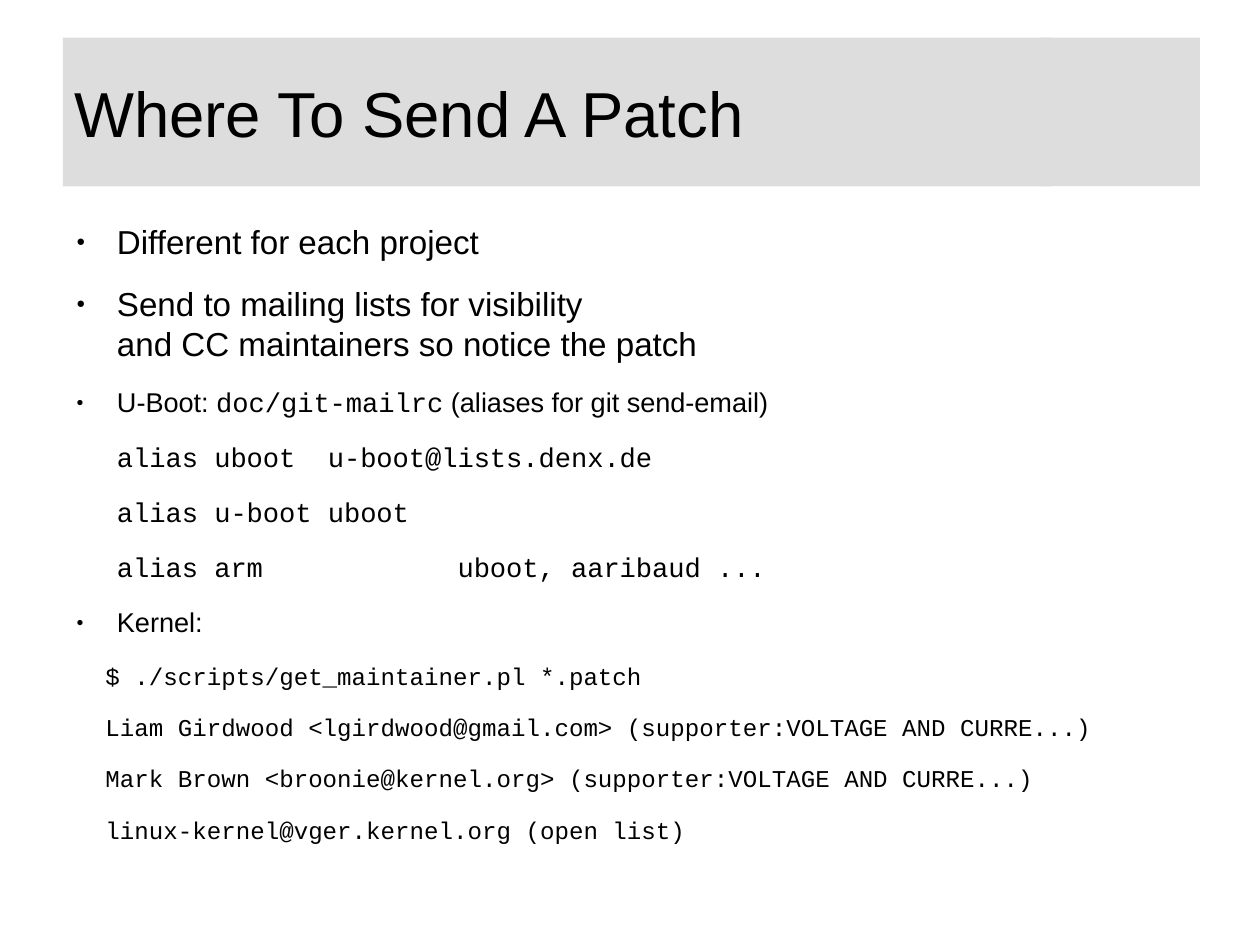
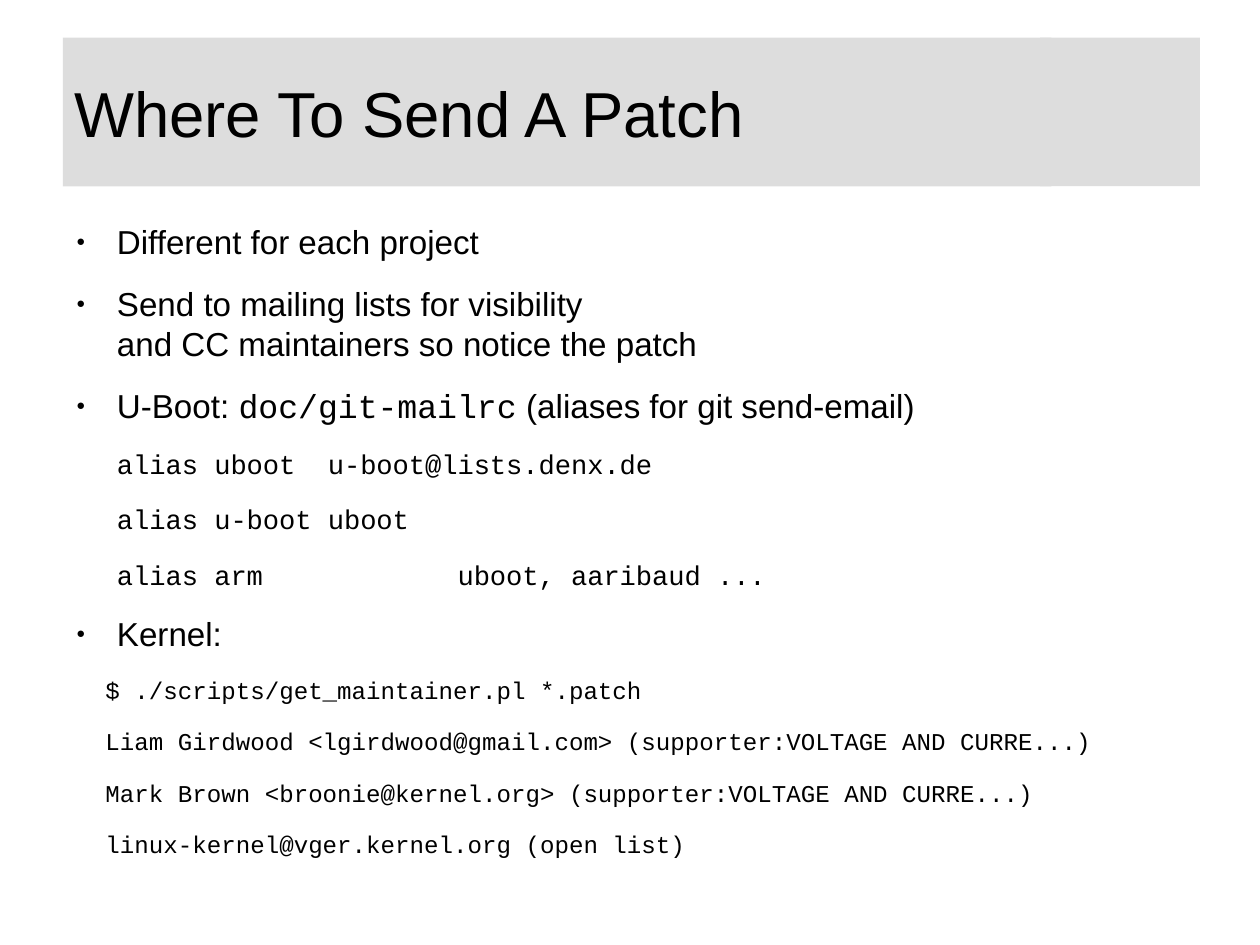
Before and after one commit to swarren/presentations, a slide deck: slide 21 of lcs-foss-intro/lcs-foss-intro.odp (slide 19 before the commit). Drawn at 1260x945 pixels with LibreOffice and Linux fonts; fonts in the diff are those of the drawing; background and template pictures are left out. Boxes give left, top, right and bottom in pixels: in the first picture for what was removed or moved away, otherwise in the second. Text is boxed around its words. In the diff, an @@ line names an element or a change of style, - is before the commit and + after.

```diff
--- a/lcs-foss-intro/lcs-foss-intro.odp
+++ b/lcs-foss-intro/lcs-foss-intro.odp
@@ text at bbox=[117, 394, 914, 647]: size 17.1 to 20.9 pt in "U-Boot: doc/git-mailrc (aliases for git send-email)", "Kernel:" @@
```
Also in this commit, not shown: 9 other slides changed, 2 slides added, 1 other file.
